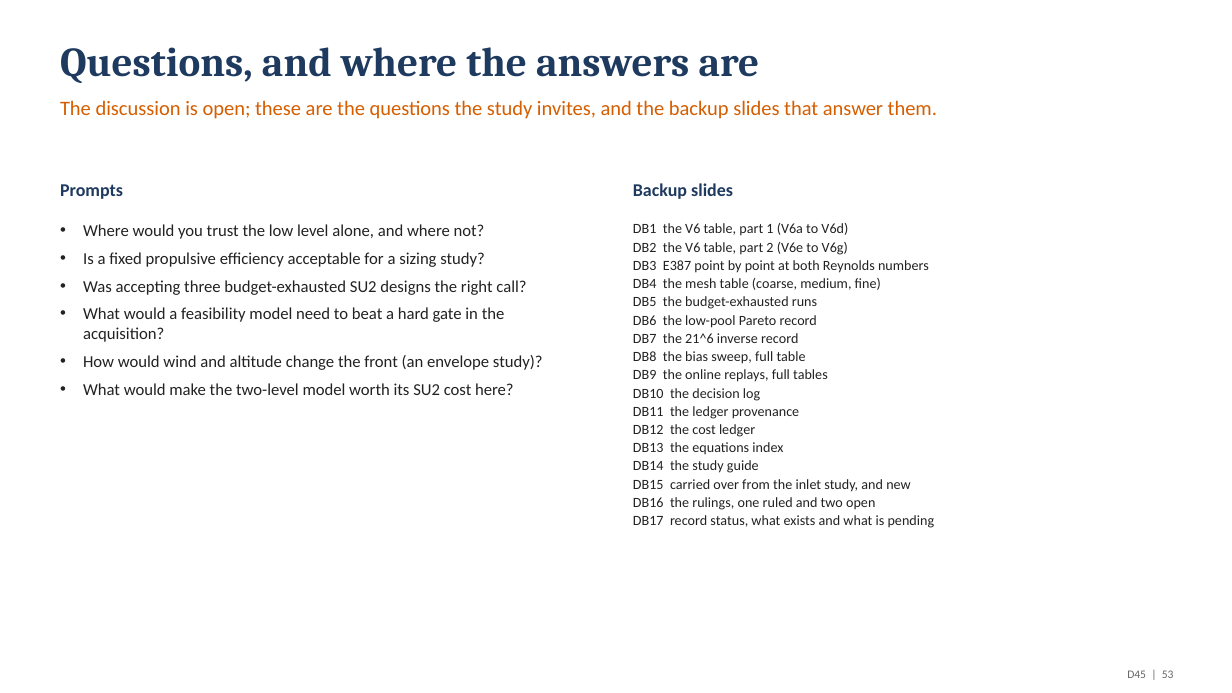
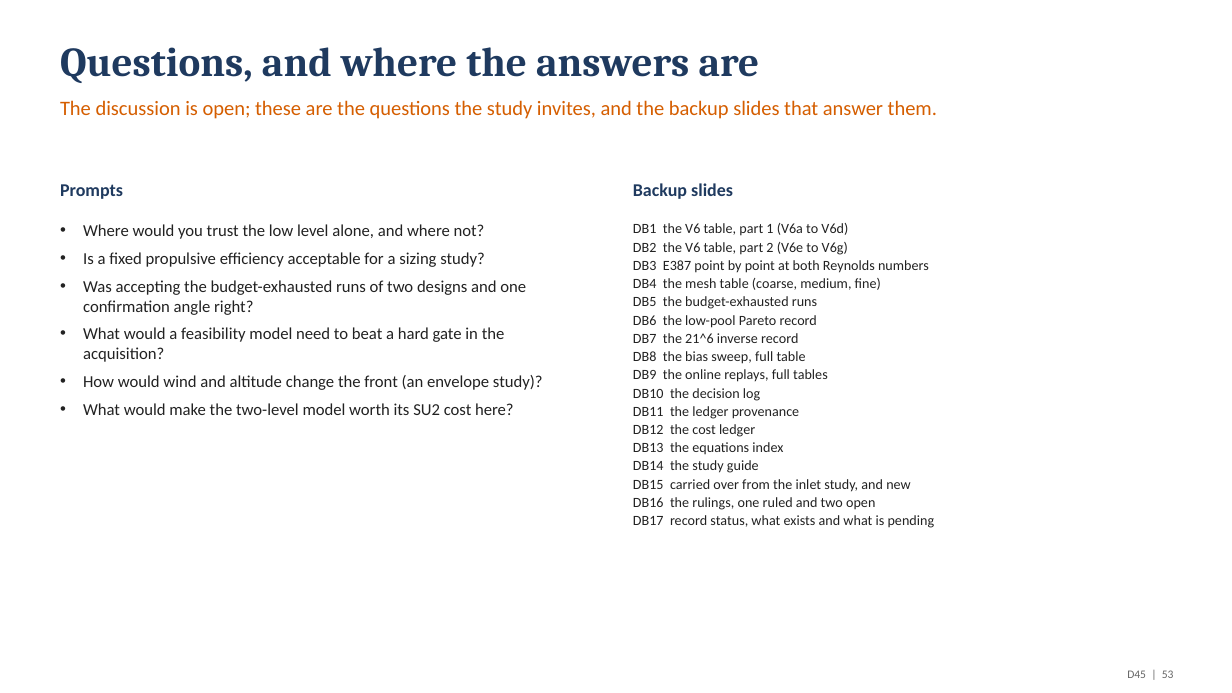
Before and after one commit to emarinhoss/ai-engineering, a slide deck: slide 53 of docs/talk/deck_drone.pptx. Drawn at 1232x693 pixels with LibreOffice and Linux fonts; fonts in the diff are those of the drawing. Boxes give left, top, right and bottom in pixels: in the first picture for what was removed or moved away, otherwise in the second. Text is boxed around its words. In the diff, an @@ line names an element or a change of style, - is before the commit and + after.

```diff
--- a/docs/talk/deck_drone.pptx
+++ b/docs/talk/deck_drone.pptx
@@ text at [83,280,526,315]: text changed @@
-• Was accepting three budget-exhausted SU2 designs the right call?
+• Was accepting the budget-exhausted runs of two designs and one confirmation angle right?
```
Also in this commit, not shown: 1 other slide changed, 3 other files.
